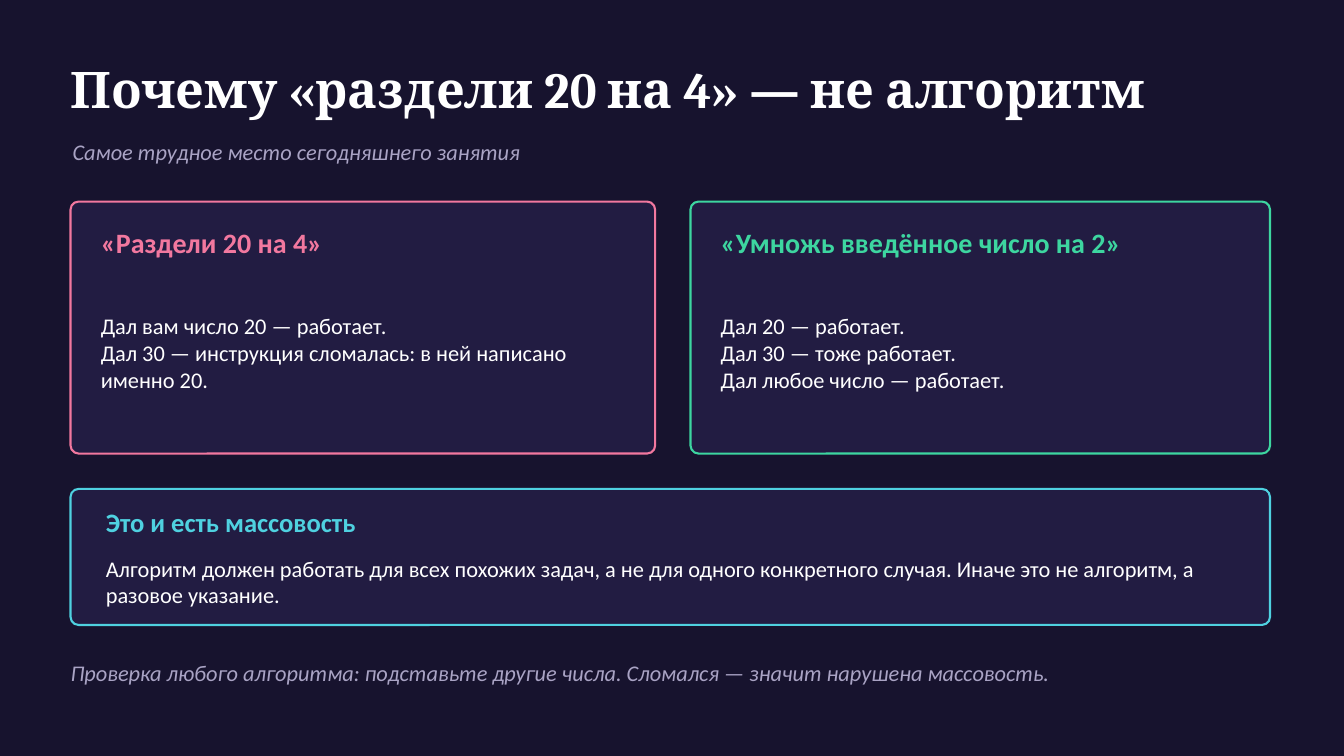
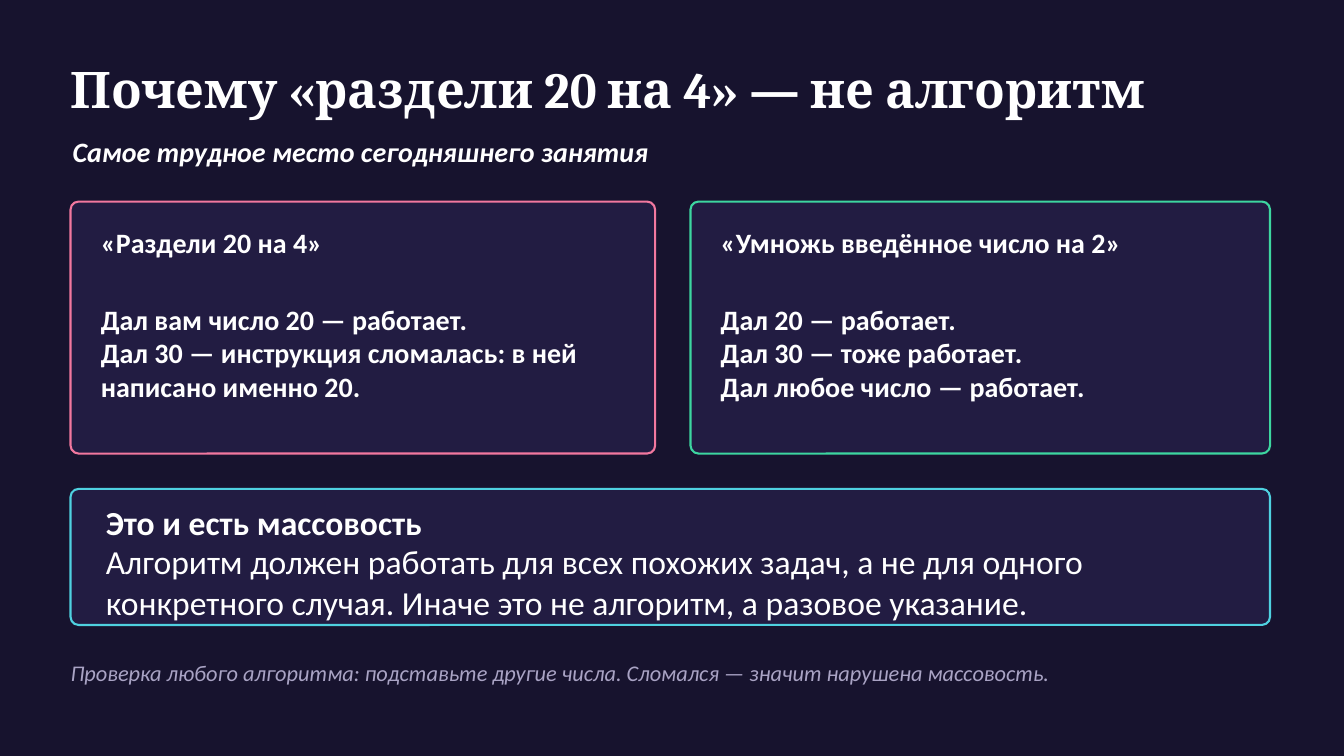
Before and after one commit to MuhammadMusa1/Pulotovschool, a slide deck: slide 6 of 10 класс/urok1/Презентация_занятие1_финал.pptx. Drawn at 1344x756 pixels with LibreOffice and Linux fonts; fonts in the diff are those of the drawing. Boxes give left, top, right and bottom in pixels: in the first picture for what was removed or moved away, otherwise in the second. Text is boxed around its words. In the diff, an @@ line names an element or a change of style, - is before the commit and + after.

```diff
--- a/10 класс/urok1/Презентация_занятие1_финал.pptx
+++ b/10 класс/urok1/Презентация_занятие1_финал.pptx
@@ text "Самое трудное место сегодняшнего занятия" at (73,143,648,167): size 16 to 20 pt, text colour #A9A3C4 to #FFFFFF, bold on @@
@@ text "«Раздели 20 на 4»" at (101,234,322,258): text colour #F2789F to #FFFFFF @@
@@ text "«Умножь введённое число на 2»" at (721,234,1120,258): text colour #3DD6A0 to #FFFFFF @@
@@ text "Дал вам число 20 — ..." at (101,310,577,397): size 16 to 20 pt, bold on @@
@@ text "Дал 20 — работает." at (721,310,1085,402): size 16 to 20 pt, bold on @@
@@ text "Это и есть массовость" at (106,513,422,536): size 19 to 24 pt, text colour #4FD1E0 to #FFFFFF @@
@@ text "Алгоритм должен работать для всех ..." at (106,551,1083,621): size 16 to 24 pt @@
```
Also in this commit, not shown: 16 other slides changed, 5 other files.
